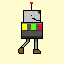
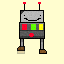
The second 64x64 image is a revision of the first. Changes to its layers:
hid "Layer 5" over [18, 2, 43, 54]
added layer "Layer 7" (12%) above "Layer 6" over [17, 2, 45, 54]
added layer "Layer 6" above "Layer 1" over [17, 2, 47, 54]
showed "Layer 1", opacity 42% → 15% over [17, 2, 47, 54]
